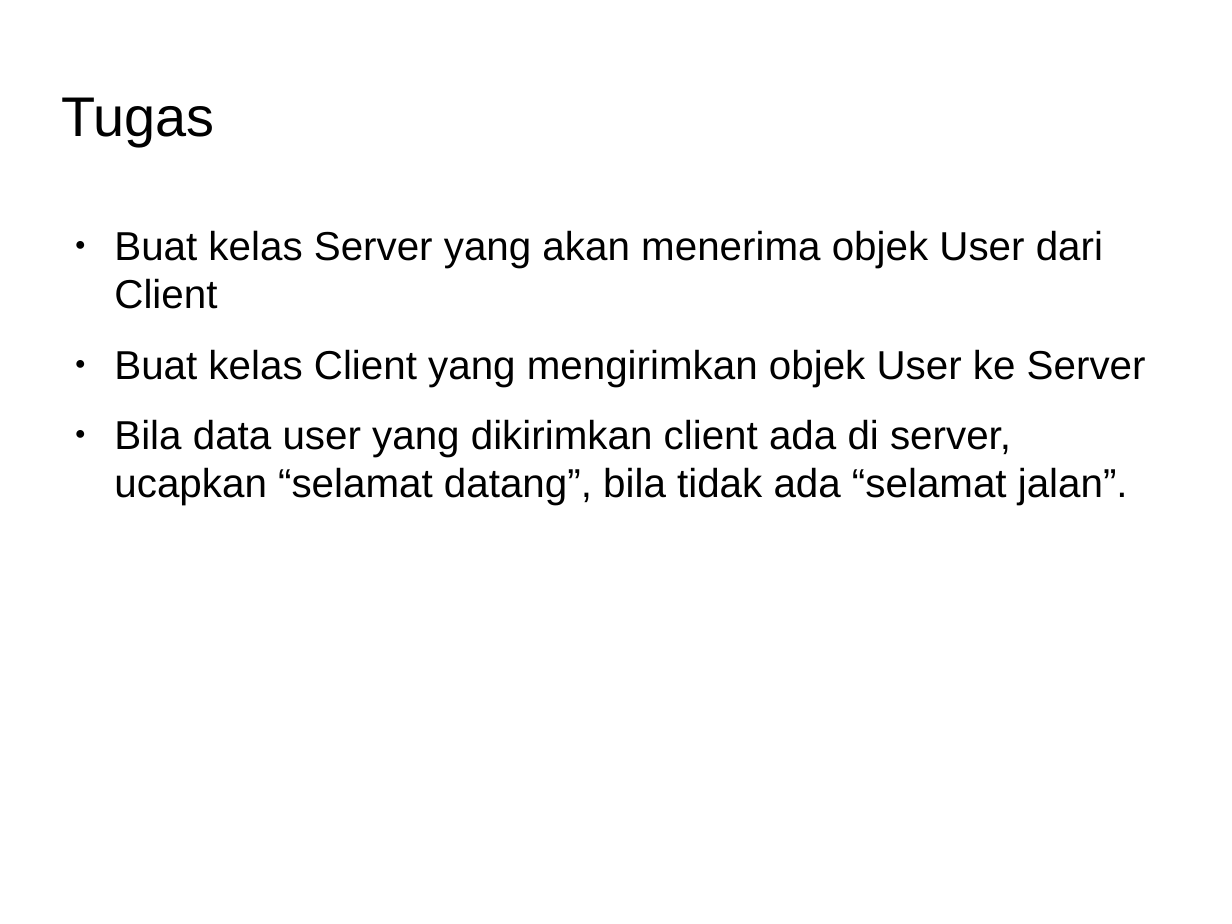
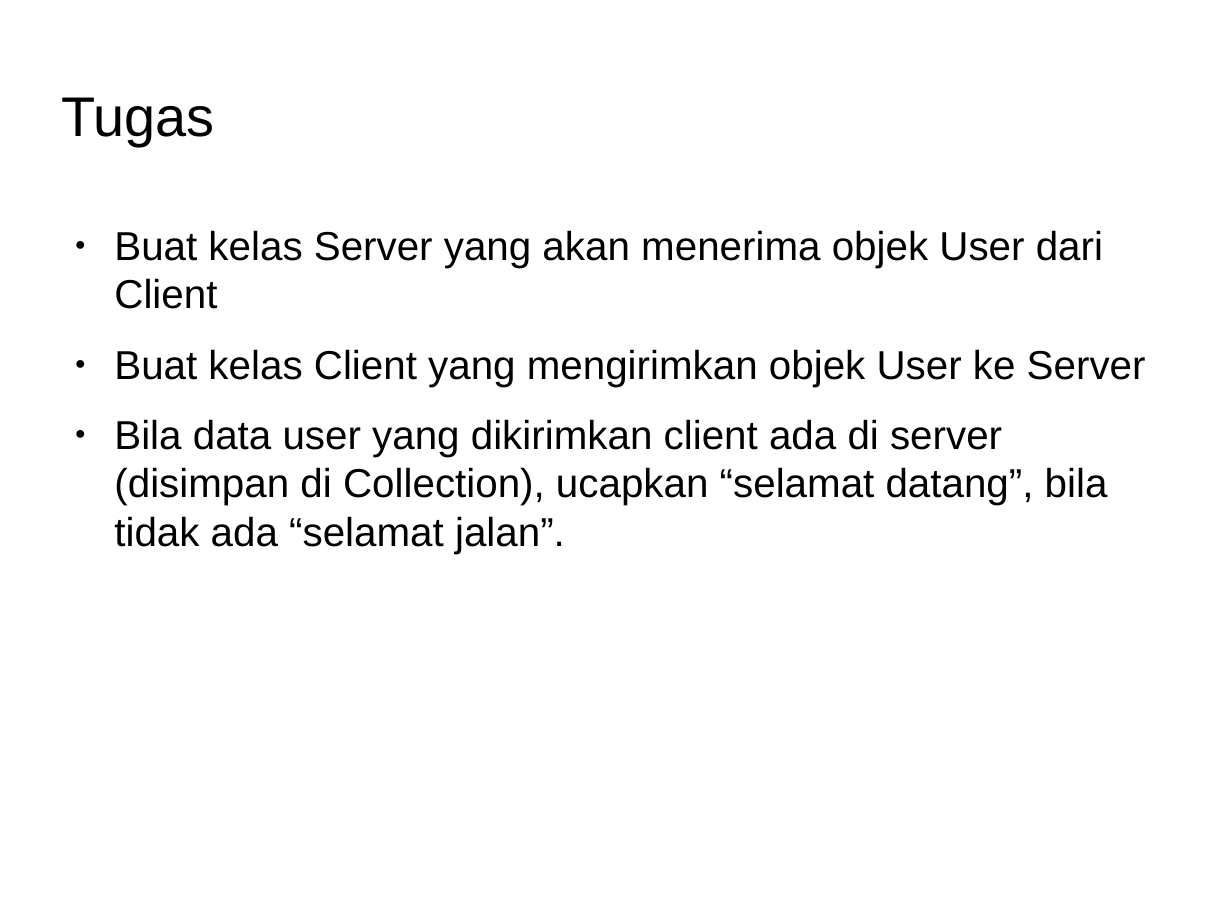
Before and after one commit to Dickyfathur7/pemrograman-komputer-2, a slide deck: slide 6 of 05-networking/slide-networking.odp. Drawn at 1232x924 pixels with LibreOffice and Linux fonts; fonts in the diff are those of the drawing; background and template pictures are left out. Boxes give left, top, right and bottom in pixels: in the first picture for what was removed or moved away, otherwise in the second. Text is boxed around its words. In the diff, an @@ line names an element or a change of style, - is before the commit and + after.

Commit message:
update tugas, memperjelas bahwa daftar user ditaruh di collection

```diff
--- a/05-networking/slide-networking.odp
+++ b/05-networking/slide-networking.odp
@@ text at (114, 419, 1108, 554): text changed @@
-● Bila data user yang dikirimkan client ada di server, ucapkan “selamat datang”, bila tidak ada “selamat jalan”.
+● Bila data user yang dikirimkan client ada di server (disimpan di Collection), ucapkan “selamat datang”, bila tidak ada “selamat jalan”.
```
